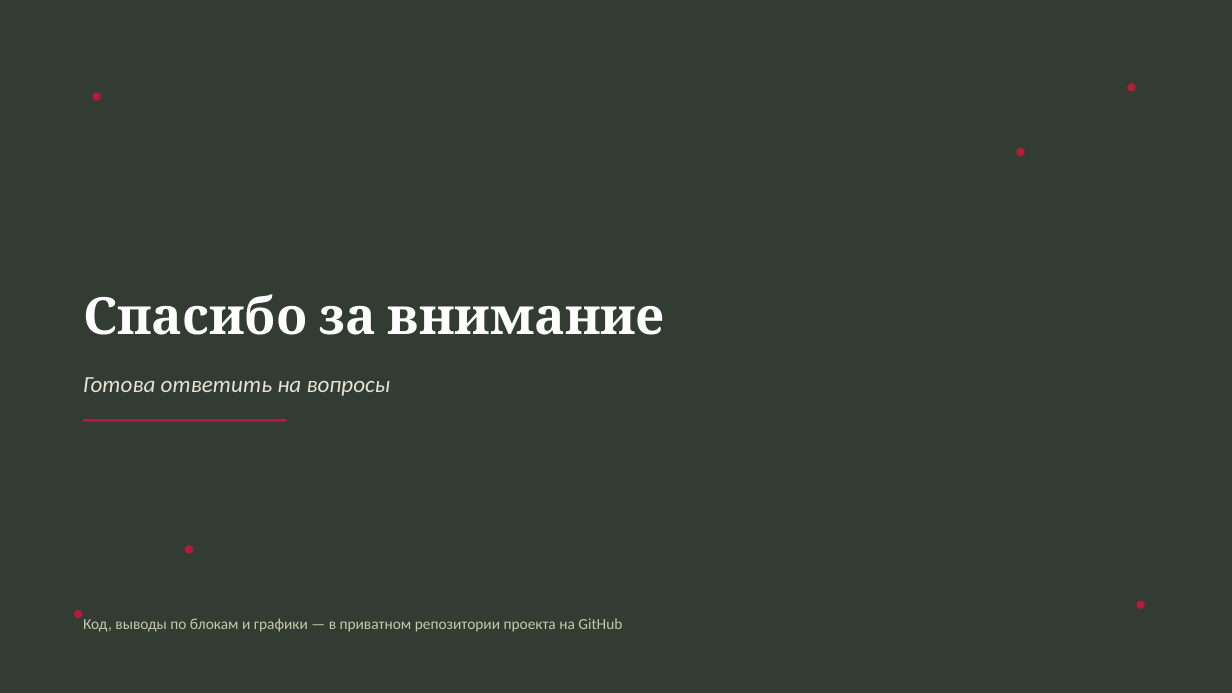
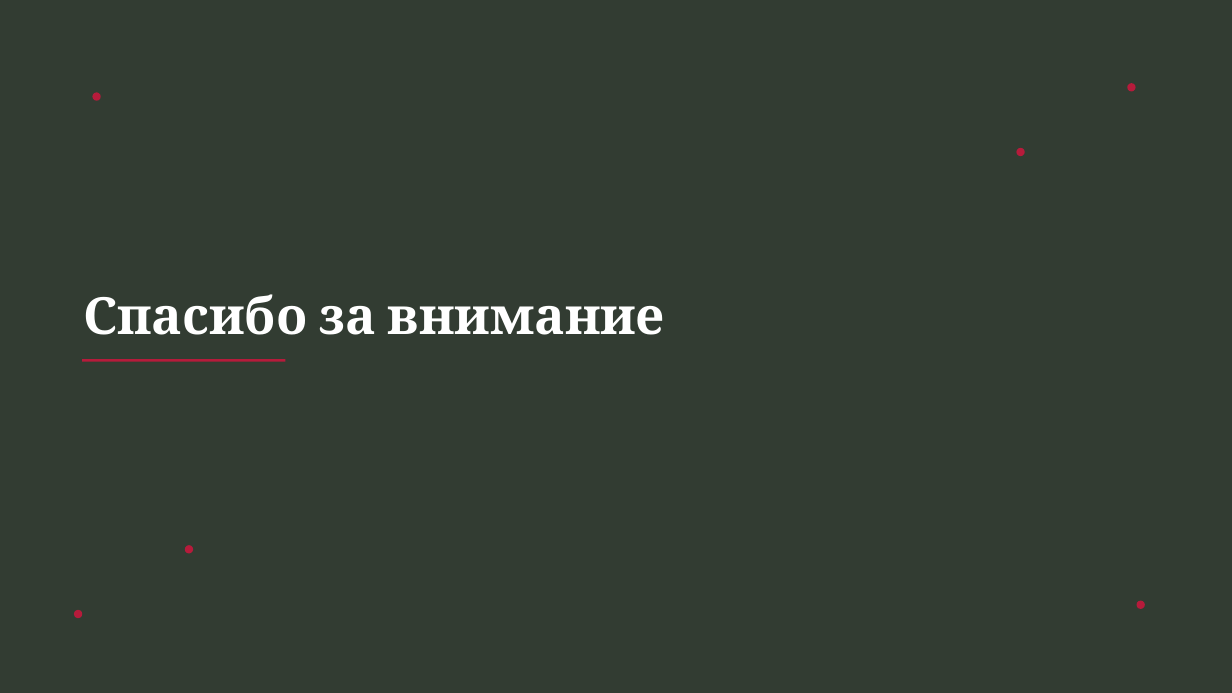
Before and after one commit to AnastasiyaEremina/final_project_hse_eremina, a slide deck: slide 12 of presentation/presentation.pptx. Drawn at 1232x693 pixels with LibreOffice and Linux fonts; fonts in the diff are those of the drawing. Boxes give left, top, right and bottom in pixels: in the first picture for what was removed or moved away, otherwise in the second. Text is boxed around its words. In the diff, an @@ line names an element or a change of style, - is before the commit and + after.

```diff
--- a/presentation/presentation.pptx
+++ b/presentation/presentation.pptx
@@ line moved from (83, 421) - (287, 421) to (82, 360) - (286, 360) @@
@@ text removed at (83, 377, 391, 396) @@
-Готова ответить на вопросы
@@ text removed at (83, 618, 622, 632) @@
-Код, выводы по блокам и графики — в приватном репозитории проекта на GitHub
```
Also in this commit, not shown: 1 other slide changed, 2 other files.
